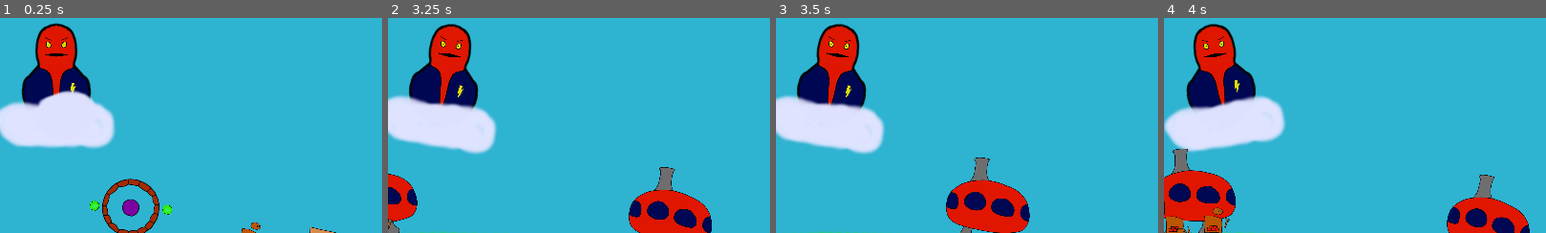
Above: before the commit, frames 1-4 (left to right).
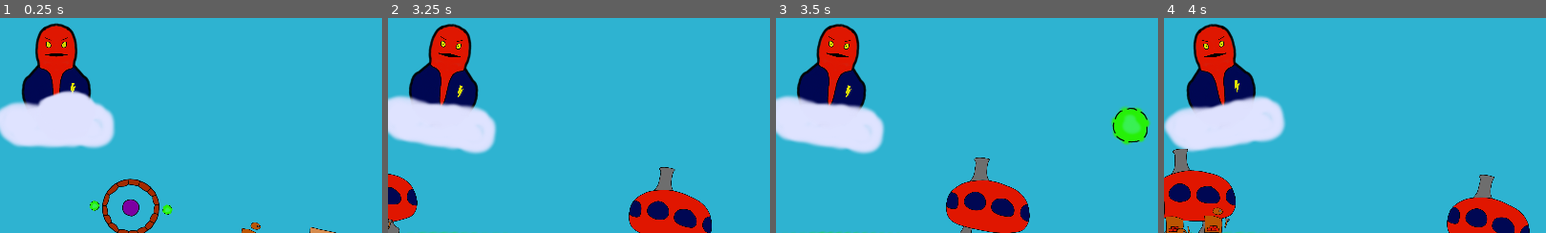
Above: after the commit, the same moments.

Repository: MANM-ANMM/jam_orage_o_rage
Game: Godot game, scene res://scene/main.tscn
The game is run twice, just before and just after one commit, with the same random seed, the same clock (stepped at 60 frames per second) and the same inputs.
Inputs (mouse positions are % of the whole screen's width and height, from its top left):
- Up to frame 1 (0.25 s): no input
- Up to frame 2 (3.25 s): tap Enter (ui_accept) at 0.5, 0.77, 1.52, 3.02 s; move the mouse to (72, 45) at 0.52 s; hold Right (move_right) 0.53-1.28 s; click (72, 45) at 0.6 s; move the mouse to (30, 55) at 1.27 s; hold Left (move_left) 1.28-2.03 s; click (30, 55) at 1.35 s; move the mouse to (60, 28) at 2.02 s; hold Right (move_right) from 2.03 s (still down); click (60, 28) at 2.1 s; move the mouse to (45, 70) at 2.77 s; click (45, 70) at 2.85 s
- Up to frame 3 (3.5 s): keep holding Right (move_right)
- Up to frame 4 (4 s): move the mouse to (80, 65) at 3.52 s; release Right (move_right) at 3.53 s; hold Left (move_left) from 3.53 s (still down); click (80, 65) at 3.6 s; tap Enter (ui_accept) at 3.77 s
The pictures show only the part of the screen within x 43-93%, y 7-57%; the shares and areas given below are measured in that part.

Frames 1-2 are identical in both runs. In frame 3, 1.4% of the frame differs, in the area x 87-98%, y 40-60%; in frame 4, nothing differs.

Commit message:
boulet foudroyables

Diff:
--- a/scene/constructions/boulet_apostat.tscn
+++ b/scene/constructions/boulet_apostat.tscn
@@ -6,7 +6,7 @@
 [sub_resource type="CircleShape2D" id="CircleShape2D_fy5nd"]
 
 [node name="BouletApostat" type="Area2D"]
-collision_layer = 0
+collision_layer = 16
 collision_mask = 9
 script = ExtResource("1_5ppv3")
 
--- a/scene/eclair.tscn
+++ b/scene/eclair.tscn
@@ -29,4 +29,5 @@
 [node name="CollisionShape2D" type="CollisionShape2D" parent="ZoneFoudre"]
 shape = SubResource("CircleShape2D_1blt0")
 
+[connection signal="area_entered" from="ZoneFoudre" to="." method="_on_zone_foudre_area_entered"]
 [connection signal="body_entered" from="ZoneFoudre" to="." method="_on_zone_foudre_body_entered"]
--- a/scene/main.tscn
+++ b/scene/main.tscn
@@ -9,6 +9,7 @@
 [ext_resource type="PackedScene" uid="uid://do855p11p6w40" path="res://scene/constructions/adeptes/temple.tscn" id="6_556qx"]
 [ext_resource type="PackedScene" uid="uid://beksk6ijkp4rg" path="res://scene/constructions/apostats/maison.tscn" id="7_rnyke"]
 [ext_resource type="PackedScene" uid="uid://dgx465jyd2y5w" path="res://scene/personnages/adeptes/adepte_pose_chantier.tscn" id="7_xuc5i"]
+[ext_resource type="PackedScene" uid="uid://c7ti6hy0gaycc" path="res://scene/constructions/apostats/canon.tscn" id="8_2wgpj"]
 [ext_resource type="PackedScene" uid="uid://b2yap1l1e3a52" path="res://scene/personnages/apostats/apostat_guerrier.tscn" id="8_3brll"]
 [ext_resource type="PackedScene" uid="uid://bbccirbv3hfcs" path="res://scene/nuage.tscn" id="10_rjk7h"]
 [ext_resource type="PackedScene" uid="uid://bfrs5k7aqy8sy" path="res://scene/ciblage_foudre.tscn" id="11_bpmg8"]
@@ -44,6 +45,10 @@
 position = Vector2(691, 404)
 rotation = 2.13105
 
+[node name="Canon" parent="Planete/batiments" instance=ExtResource("8_2wgpj")]
+position = Vector2(479, -641)
+rotation = 0.69838
+
 [node name="personnages" type="Node2D" parent="Planete"]
 
 [node name="AdepteConstructeur" parent="Planete/personnages" instance=ExtResource("5_vn2rs")]
--- a/script/constructions/boulet.gd
+++ b/script/constructions/boulet.gd
@@ -14,3 +14,7 @@
 	if body.has_method("subir_degats") and body.peuple == peuple:
 		body.subir_degats(1)
 	queue_free()
+
+
+func subir_foudre(foudre:int):
+	queue_free()
--- a/script/eclair.gd
+++ b/script/eclair.gd
@@ -35,3 +35,8 @@
 func _on_zone_foudre_body_entered(body):
 	if visible:
 		body.subir_foudre(1)
+
+
+func _on_zone_foudre_area_entered(area):
+	if visible:
+		area.subir_foudre(1)
--- a/script/player.gd
+++ b/script/player.gd
@@ -16,6 +16,7 @@
 		ciblage_foudre.start_growing()
 	if Input.is_action_just_released("eclair"):
 		var cibles := ciblage_foudre.get_overlapping_bodies()
+		cibles.append_array(ciblage_foudre.get_overlapping_areas())
 		var nuages = area_nuages.get_overlapping_areas().map(func(alt): return alt.get_parent())
 
 		var nb : int = min(cibles.size(), nuages.size())
Not shown: 1 places in scene/main.tscn that only renumber resources
